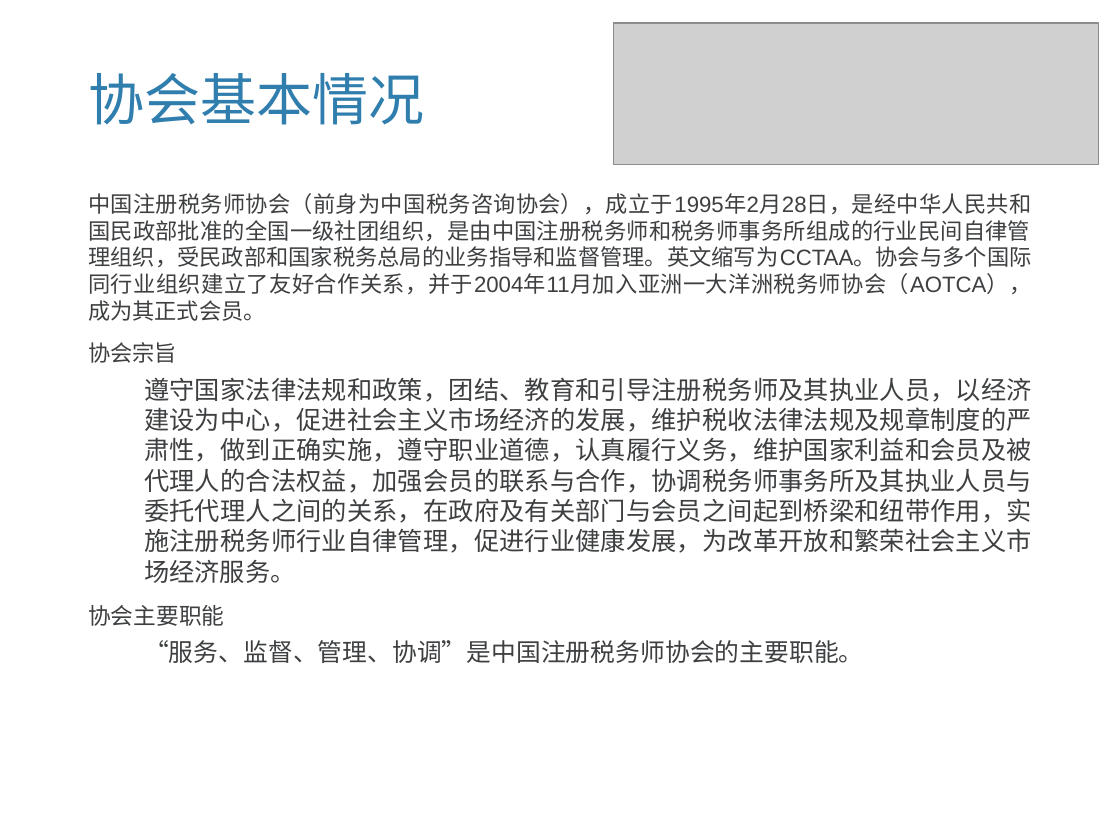
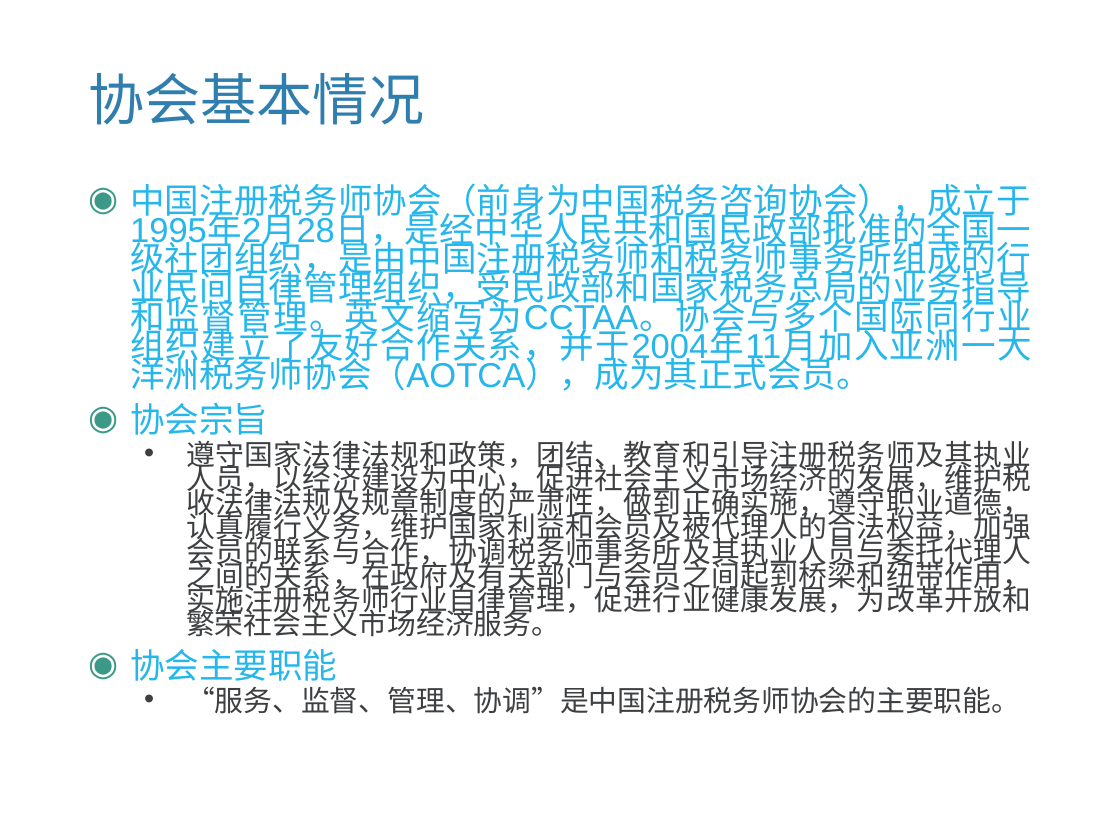
Before and after one commit to livejq/OfficeUtils, a slide deck: slide 4 of temp/PPT.pptx. Drawn at 1120x840 pixels with LibreOffice and Linux fonts; fonts in the diff are those of the drawing; grey boxes stand for pictures; background and template pictures are left out. Boxes give left, top, right and bottom in pixels: in the first picture for what was removed or moved away, otherwise in the second. Text is boxed around its words. In the diff, an @@ line names an element or a change of style, - is before the commit and + after.

Commit message:
完成文本属性的基本判题，覆盖率30%

```diff
--- a/temp/PPT.pptx
+++ b/temp/PPT.pptx
@@ picture removed at [614, 24, 1099, 166] @@
@@ text "中国注册税务师协会（前身为中国税务咨询协会），成立于1995年2月28日，是经中华人民共和国民政部批准的全国一级社团组织 ..." at [130, 183, 1031, 714]: size 14.3 to 22.2 pt in "中国注册税务师协会（前身为中国税务咨询协会），成立于1995年2月28日，是经中华人民共和国民政部批准的全国一级社团组织 ...", "协会宗旨"; text colour #3D3F41 to #25B7EC in "中国注册税务师协会（前身为中国税务咨询协会），成立于1995年2月28日，是经中华人民共和国民政部批准的全国一级社团组织 ...", "协会宗旨", "协会主要职能"; size 16.2 to 18.5 pt in "遵守国家法律法规和政策，团结、教育和引导注册税务师及其执业人员，以经济建设为中心，促进社会主义市场经济的发展，维护税收法 ..."; size 14.6 to 22.2 pt in "协会主要职能"; size 15.9 to 18.5 pt in "“服务、监督、管理、协调”是中国注册税务师协会的主要职能。"; bullet none to ◉; line spacing 1 to 0.7; bullet none to •; list level 2 to 1 in "协会主要职能" @@
```
Also in this commit, not shown: 10 other slides changed, 4 slides added, 4 slides removed, 10 other files.
